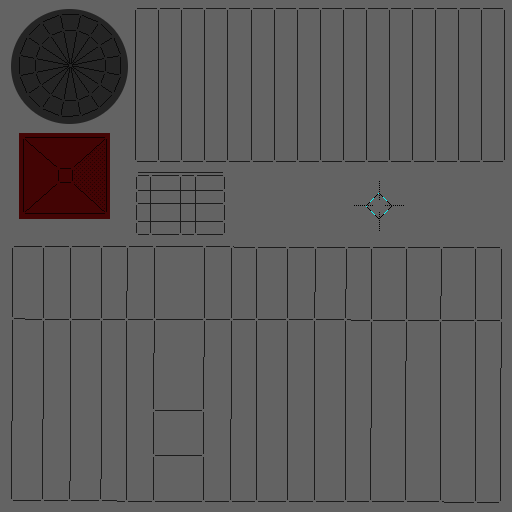
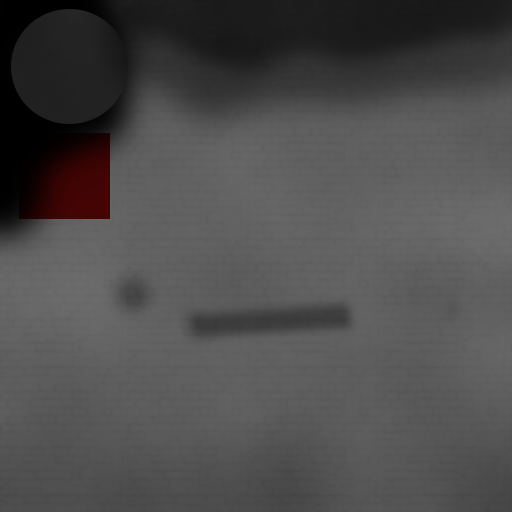
The second (512, 512) image is a revision of the first. Changes to its layers:
hid "uv" over 11, 8, 505, 503
added layer "overall_noise copy" (soft light, 50%) above "line_shadow #1" over 0, 0, 512, 512
added layer "line_shadow #1" (soft light, 49%) above "line_shadow copy #1" over 101, 263, 163, 326
added layer "line_shadow copy #1" (soft light, 60%) above "line_shadow copy" over 173, 284, 466, 352
added layer "shadow" (soft light, 31%) above "chimney_top" over 0, 333, 512, 512
added layer "chimney_top" (multiply, 54%) above "chimney_top #1" over 92, 0, 512, 94
added layer "chimney_top #1" (multiply, 49%) above "inside_chimney" over 66, 0, 512, 160
added layer "inside_light" above "inside" over 0, 0, 168, 276
added layer "bricks2 copy #1" (multiply, 6%) above "bricks2 copy" over 0, 0, 512, 512
